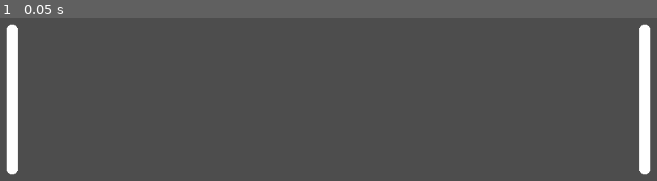
Above: before the commit, frame 1.
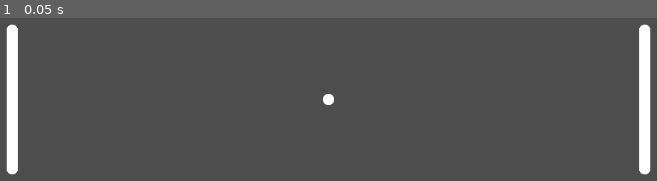
Above: after the commit, the same moment.

Repository: pixerhp/Pixers-Pong
Game: Godot game, scene res://scenes/topscenes/gameplay_topscene.tscn
Same seed, same stepped clock (60 frames per second), same inputs: the game is played once before the commit and once after it.
Inputs:
- Up to frame 1 (0.05 s): no input

The runs differ from the first frame. In frame 1, 0.1% of the frame differs, in the area x 49-51%, y 46-54%.

Commit message:
Add more and revise existing nodes

Diff:
--- a/scenes/topscenes/gameplay_topscene.tscn
+++ b/scenes/topscenes/gameplay_topscene.tscn
@@ -8,10 +8,20 @@
 radius = 13.0
 height = 230.0
 
+[sub_resource type="SphereMesh" id="SphereMesh_llhxm"]
+radius = 8.0
+height = 16.0
+radial_segments = 4
+
+[sub_resource type="CircleShape2D" id="CircleShape2D_llhxm"]
+radius = 8.0
+
 [node name="GameplayTopscene" type="Node2D" unique_id=297910401]
 
-[node name="LeftPaddle" type="MeshInstance2D" parent="." unique_id=1258549724]
+[node name="LeftPaddle" type="Node2D" parent="." unique_id=1689491174]
 position = Vector2(120, 324)
+
+[node name="LeftPaddleMesh" type="MeshInstance2D" parent="LeftPaddle" unique_id=1258549724]
 mesh = SubResource("CapsuleMesh_llhxm")
 
 [node name="LeftPaddleCollider" type="Area2D" parent="LeftPaddle" unique_id=1870354754]
@@ -20,12 +30,25 @@
 position = Vector2(-2.5, 0)
 shape = SubResource("CapsuleShape2D_llhxm")
 
-[node name="RightPaddle" type="MeshInstance2D" parent="." unique_id=610239775]
+[node name="RightPaddle" type="Node2D" parent="." unique_id=1901165476]
 position = Vector2(1032, 324)
+
+[node name="RightPaddleMesh" type="MeshInstance2D" parent="RightPaddle" unique_id=610239775]
 mesh = SubResource("CapsuleMesh_llhxm")
 
-[node name="LeftPaddleCollider2" type="Area2D" parent="RightPaddle" unique_id=468999830]
+[node name="RightPaddleCollider" type="Area2D" parent="RightPaddle" unique_id=468999830]
 
-[node name="CollisionShape2D" type="CollisionShape2D" parent="RightPaddle/LeftPaddleCollider2" unique_id=131927358]
+[node name="CollisionShape2D" type="CollisionShape2D" parent="RightPaddle/RightPaddleCollider" unique_id=131927358]
 position = Vector2(2.5, 0)
 shape = SubResource("CapsuleShape2D_llhxm")
+
+[node name="Ball" type="Node2D" parent="." unique_id=2146992066]
+position = Vector2(576, 324)
+
+[node name="BallMesh" type="MeshInstance2D" parent="Ball" unique_id=151043058]
+mesh = SubResource("SphereMesh_llhxm")
+
+[node name="BallCollider" type="Area2D" parent="Ball" unique_id=1099658575]
+
+[node name="CollisionShape2D" type="CollisionShape2D" parent="Ball/BallCollider" unique_id=2139779703]
+shape = SubResource("CircleShape2D_llhxm")
